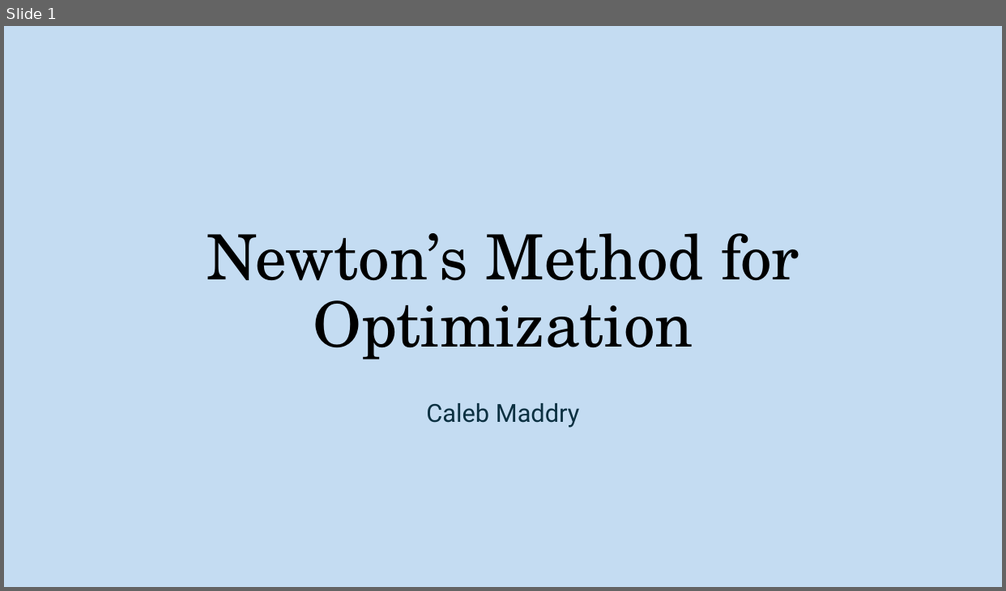
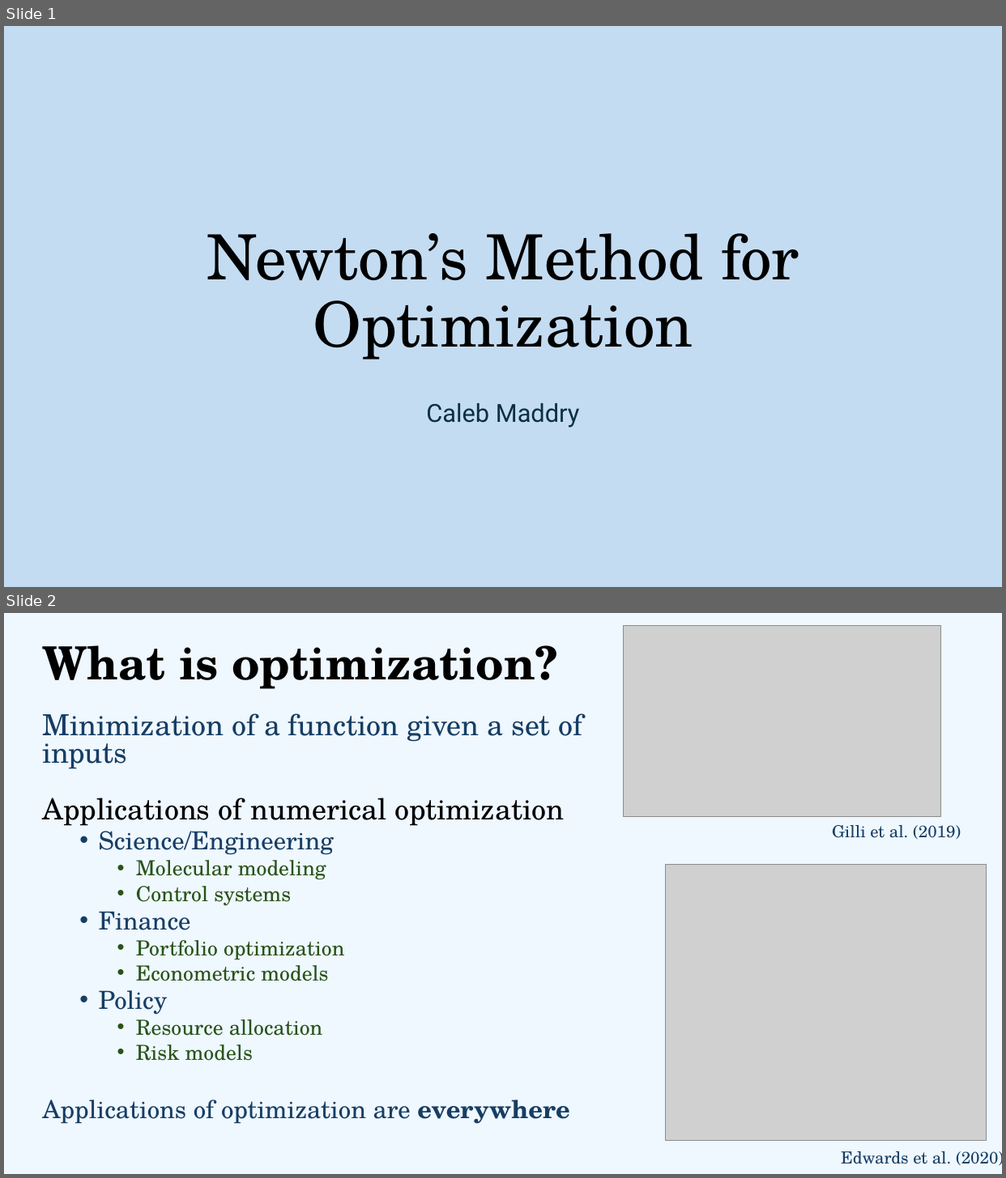
Before and after one commit to cmaddry/APPM-4600, a slide deck: Final Project/Presentation/APPM 4600 Final Presentation.pptx. Shown one above the other, each under a label of ours: slide 1 before the commit, slides 1 and 2 after it. The pictures are 1006x591 and 1006x1178 pixels, drawn with LibreOffice and Linux fonts; fonts in the diff are those of the drawing; grey boxes stand for pictures. Boxes give left, top, right and bottom in pixels: in the first picture for what was removed or moved away, otherwise in the second. Text is boxed around its words. In the diff, an @@ line names an element or a change of style, - is before the commit and + after.

```diff
--- a/Final Project/Presentation/APPM 4600 Final Presentation.pptx
+++ b/Final Project/Presentation/APPM 4600 Final Presentation.pptx
@@ slide 2 added at (4,613,1002,1174), background #EFF7FF @@
@@ picture added at (624,626,940,816) @@
@@ title added at (42,645,558,689), 44 pt, text #000000, bold @@
+What is optimization?
@@ text added at (42,713,582,1124), 20 pt, text #163E64 @@
+Minimization of a function given a set of inputs
+Applications of numerical optimization
+  • Science/Engineering
+    • Molecular modeling
+    • Control systems
+  • Finance
+    • Portfolio optimization
+    • Econometric models
+  • Policy
+    • Resource allocation
+    • Risk models
+Applications of optimization are everywhere
@@ text added at (832,825,961,839), 16 pt, text #163E64 @@
+Gilli et al. (2019)
@@ picture added at (666,865,987,1140) @@
@@ text added at (841,1152,1002,1165), 16 pt, text #163E64 @@
+Edwards et al. (2020)
```
Also in this commit, not shown: 1 other slide added, 1 slide removed, 2 other files.
